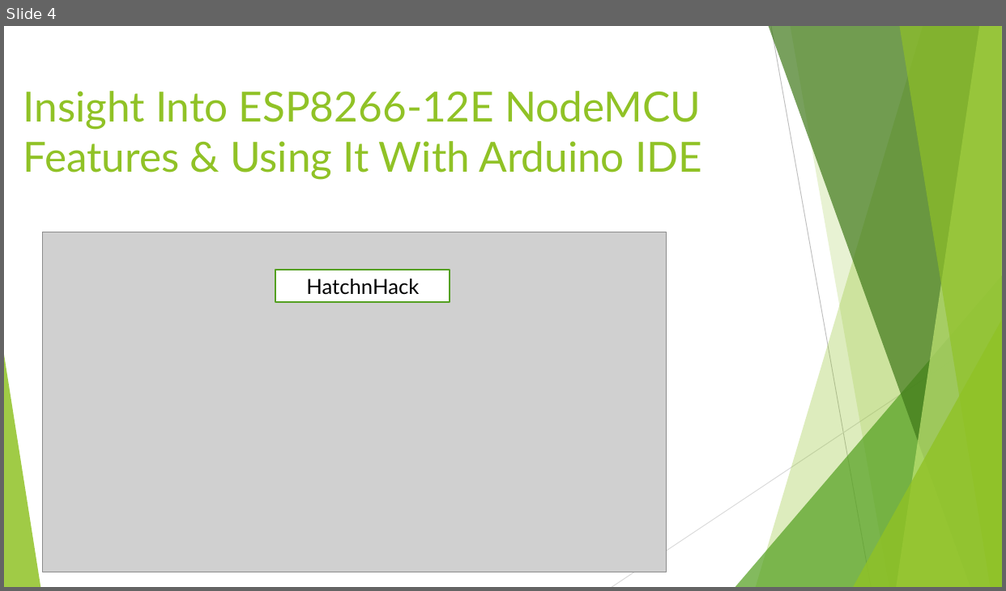
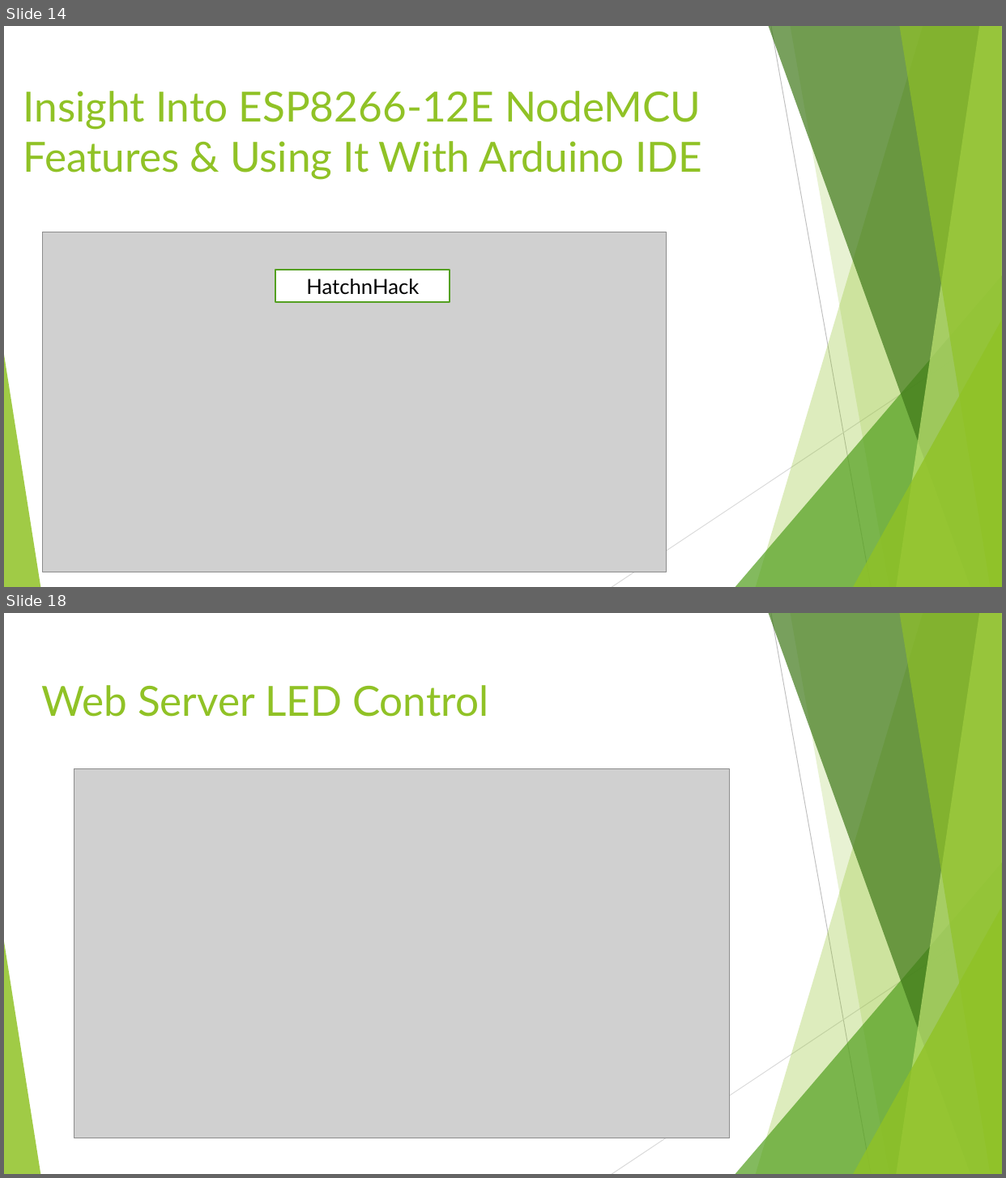
Before and after one commit to vikasyadavnsit/vikasyadavnsit.github.io, a slide deck: Internet of Things.pptx. Shown one above the other, each under a label of ours: slide 4 before the commit, slides 14 and 18 after it; the slides between them are not shown. The pictures are 1006x591 and 1006x1178 pixels, drawn with LibreOffice and Linux fonts; fonts in the diff are those of the drawing; grey boxes stand for pictures. Boxes give left, top, right and bottom in pixels: in the first picture for what was removed or moved away, otherwise in the second. Text is boxed around its words. In the diff, an @@ line names an element or a change of style, - is before the commit and + after.

```diff
--- a/Internet of Things.pptx
+++ b/Internet of Things.pptx
@@ slide 18 added at box(4, 613, 1002, 1174), background #FFFFFF; not listed: 10 template elements that a slide beside it also shows @@
@@ title added at box(41, 685, 488, 717), 40 pt, text #90C226 @@
+Web Server LED Control
@@ picture added at box(74, 769, 730, 1139) @@
@@ what was slide 4 is now slide 14 @@
```
Also in this commit, not shown: 4 slides changed, 15 other slides added.
